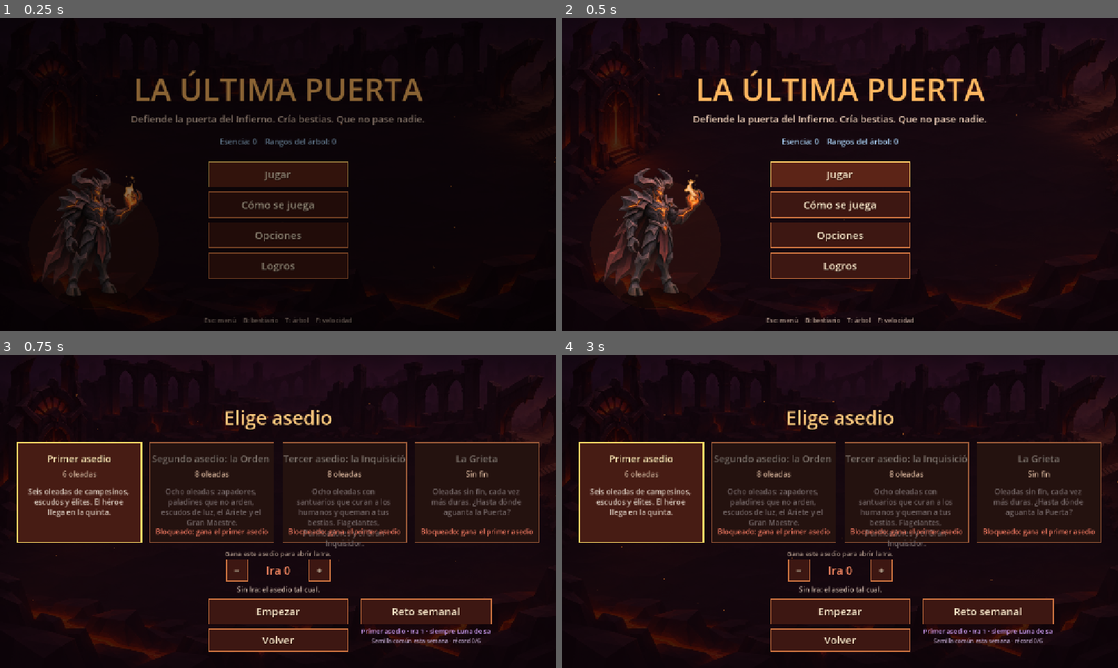
Above: before the commit, frames 1-4 (two rows, left to right).
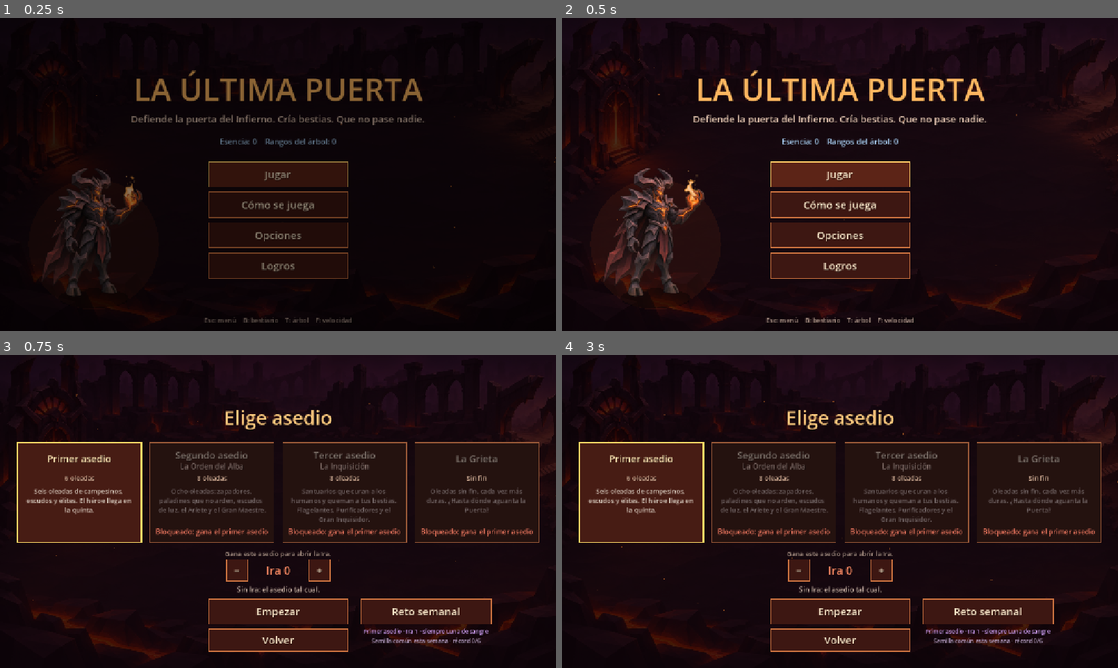
Above: after the commit, the same moments.

Repository: infrakuervo/la_ultima_puerta
Game: Godot game, scene res://scenes/main.tscn
Same seed, same stepped clock (60 frames per second), same inputs: the game is played once before the commit and once after it. Video files are missing from this copy of the repository; at most half a second of black plays in their place.
Inputs (mouse positions are in pixels of both pictures, inside the frame that each line leads up to):
- Up to frame 1 (0.25 s): no input
- Up to frame 2 (0.5 s): no input
- Up to frame 3 (0.75 s): tap Enter at 0.5, 0.6 s; move the mouse to (400, 495) at 0.52 s; click (400, 495) at 0.67 s
- Up to frame 4 (3 s): tap Space at 0.77, 1.25, 2.75 s; drag from (728, 527) to (812, 574) at 1.27 s; tap Enter at 2 s; move the mouse to (895, 442) at 2.02 s; tap B at 2.1 s; click (895, 442) at 2.17 s; drag from (812, 574) to (673, 464) at 2.77 s

Frames 1-2 are identical in both runs. In frame 3, 3.9% of the frame differs, in the area x 4-95%, y 30-90%; in frame 4, 3.9%.

Commit message:
Selección de asedio a cuatro columnas: nombre en dos líneas y textos que caben
Co-Authored-By: Claude Opus 5.5 <noreply@anthropic.com>
Claude-Session: https://claude.ai/code/session_0132EV8MckWuAgeWqinhqnFs

Diff:
--- a/data/waves.json
+++ b/data/waves.json
@@ -660,7 +660,7 @@
   {
    "id": "inquisicion",
    "name": "Tercer asedio: la Inquisición",
-   "desc": "Ocho oleadas con santuarios que curan a los humanos y queman a tus bestias. Flagelantes, Purificadores y el Gran Inquisidor.",
+   "desc": "Santuarios que curan a los humanos y queman a tus bestias. Flagelantes, Purificadores y el Gran Inquisidor.",
    "unlock": "alba",
    "sanctuary": {
     "_doc": "Cada oleada aparece en un punto al azar del campo (se ve al preparar): cura a los humanos dentro (heal, fracción de vida por s) y quema a las bestias dentro (burn). r crece en la última oleada (boss_r).",
--- a/scripts/menu.gd
+++ b/scripts/menu.gd
@@ -295,10 +295,15 @@
 			var selc: bool = i == sel_siege
 			m.draw_rect(r0, Color(0.28, 0.11, 0.08) if selc else Color(0.14, 0.07, 0.06))
 			m.draw_rect(r0, Color(1.0, 0.85, 0.4) if selc else Color(0.6, 0.35, 0.22), false, 3.0 if selc else 2.0)
-			m._txt(String(sg["name"]), Vector2(r0.position.x, r0.position.y + 46), 22, Color(1.0, 0.9, 0.7) if un else Color(0.5, 0.45, 0.42), HORIZONTAL_ALIGNMENT_CENTER, r0.size.x)
+			var full: String = String(sg["name"])
+			var title: String = full.get_slice(":", 0)
+			var sub: String = full.get_slice(":", 1).strip_edges() if full.contains(":") else ""
+			m._txt(title, Vector2(r0.position.x, r0.position.y + (38 if sub != "" else 46)), 22, Color(1.0, 0.9, 0.7) if un else Color(0.5, 0.45, 0.42), HORIZONTAL_ALIGNMENT_CENTER, r0.size.x)
+			if sub != "":
+				m._txt(sub.substr(0, 1).to_upper() + sub.substr(1), Vector2(r0.position.x, r0.position.y + 62), 17, Color(1.0, 0.7, 0.45) if un else Color(0.5, 0.42, 0.4), HORIZONTAL_ALIGNMENT_CENTER, r0.size.x)
 			var count_txt: String = "Sin fin" if sg.has("endless") else "%d oleadas" % sg["waves"].size()
-			m._txt(count_txt, Vector2(r0.position.x, r0.position.y + 80), 17, Color(0.85, 0.7, 0.6), HORIZONTAL_ALIGNMENT_CENTER, r0.size.x)
-			m.draw_multiline_string(m.font, r0.position + Vector2(24, 120), String(sg.get("desc", "")), HORIZONTAL_ALIGNMENT_CENTER, r0.size.x - 48, 17, -1, Color(0.85, 0.8, 0.75) if un else Color(0.45, 0.4, 0.4))
+			m._txt(count_txt, Vector2(r0.position.x, r0.position.y + 88), 15, Color(0.85, 0.7, 0.6), HORIZONTAL_ALIGNMENT_CENTER, r0.size.x)
+			m.draw_multiline_string(m.font, r0.position + Vector2(18, 118), String(sg.get("desc", "")), HORIZONTAL_ALIGNMENT_CENTER, r0.size.x - 36, 15, 4, Color(0.85, 0.8, 0.75) if un else Color(0.45, 0.4, 0.4))
 			var sid: String = String(sg["id"])
 			var st_txt: String = ""
 			if not un:
@@ -316,7 +321,11 @@
 		var ch: Dictionary = m.weekly_challenge()
 		var rx: float = W * 0.5 + 190.0
 		var ad: Dictionary = m.sim.augur_def(String(ch["augur"]))
-		m._txt("%s · Ira %d · siempre %s" % [String(m.sim.SIEGES[int(ch["siege"])]["name"]).get_slice(":", 0), int(ch["wrath"]), String(ad.get("name", ""))], Vector2(rx, 640), 15, Color(0.85, 0.65, 1.0), HORIZONTAL_ALIGNMENT_CENTER, 300.0)
+		var chl: String = "%s · Ira %d · siempre %s" % [String(m.sim.SIEGES[int(ch["siege"])]["name"]).get_slice(":", 0), int(ch["wrath"]), String(ad.get("name", ""))]
+		var chs: int = 15
+		while chs > 11 and m.font.get_string_size(chl, HORIZONTAL_ALIGNMENT_LEFT, -1, chs).x > 300.0:
+			chs -= 1
+		m._txt(chl, Vector2(rx, 640), chs, Color(0.85, 0.65, 1.0), HORIZONTAL_ALIGNMENT_CENTER, 300.0)
 		var best: int = int(m.records.get(String(ch["key"]), 0))
 		m._txt("Semilla común esta semana · récord %d/%d" % [best, m.sim.SIEGES[int(ch["siege"])]["waves"].size()], Vector2(rx, 662), 13, Color(0.75, 0.65, 0.8), HORIZONTAL_ALIGNMENT_CENTER, 300.0)
 		if m.max_wrath(sel_siege) == 0:
